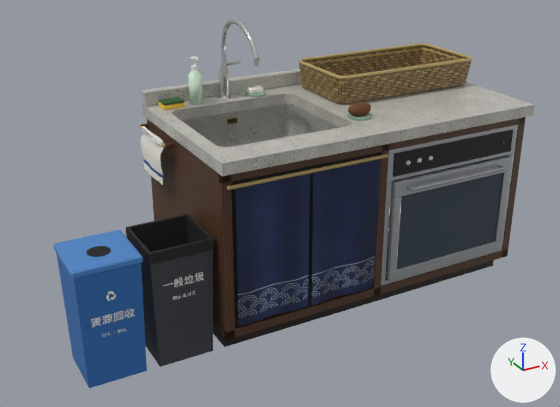
Two versions of the glTF model public/models/sink.glb, one commit apart.
One viewpoint serves both versions: a camera (50 mm lens) standing at (-1.864, -2.842, 1.859) and looking at (-0.333, -0.058, 0.467). Every picture has the same lights, and +X, +Y and +Z are marked at lower right. The older version comes first. Where no turn or scale is listed for an object, it has been applied to the vertices. Vertices at exactly the same position are counted once.

Names of what the first picture shows: 'SinkBasin', 'SinkBasket', 'SinkBinBody', 'SinkBinFold', 'SinkBinLabelZh', 'SinkBinLiner', 'SinkBinRecBody', 'SinkBinRecHole', 'SinkBinRecLabelZh', 'SinkBinRecLid', 'SinkBody', 'SinkDryerGlass', 'SinkDryerPanel', 'SinkNoren0', 'SinkNoren1', 'SinkRailFoot', 'SinkTop' and 41 more.
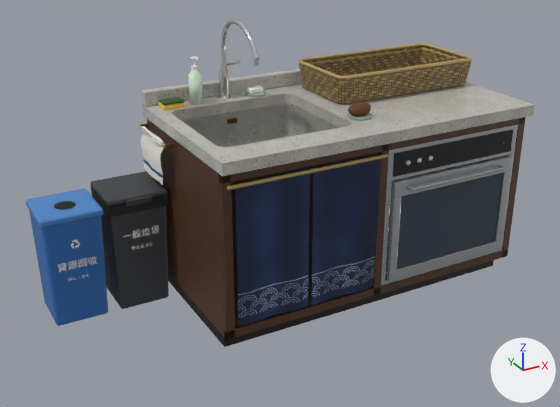
What changed in the scene script:
```text
Change me_sinkbinbody:
    used by ob_sinkbinbody; location = (0.0, 0.0, 0.0)
    remove me_sinkbinbody.from_pydata(...)  # 8 vertices, 10 faces; spans x -1.045..-0.785, y -0.34..-0.08, z 0.0..0.52
    add me_sinkbinbody.from_pydata(...)  # 40 vertices, 66 faces; spans x -1.045..-0.785, y 0.149..0.409, z 0.0..0.52
    me_sinkbinbody part 1: 8 vertices removed from x -1.045..-0.785, y -0.34..-0.08, z 0.0..0.52; 40 vertices added at x -1.045..-0.785, y 0.149..0.409, z 0.0..0.52
Change me_sinkbinfold:
    used by ob_sinkbinfold; location = (0.0, 0.0, 0.0)
    remove me_sinkbinfold.from_pydata(...)  # 8 vertices, 8 faces; spans x -1.049..-0.781, y -0.344..-0.076, z 0.475..0.522
    add me_sinkbinfold.from_pydata(...)  # 8 vertices, 8 faces; spans x -1.049..-0.781, y 0.145..0.413, z 0.475..0.522
    me_sinkbinfold part 2: the whole mesh is moved by (0.0, 0.489, 0.0)
Change me_sinkbinliner:
    used by ob_sinkbinliner; location = (0.0, 0.0, 0.0)
    remove me_sinkbinliner.from_pydata(...)  # 8 vertices, 10 faces; spans x -1.037..-0.793, y -0.332..-0.088, z 0.03..0.52
    add me_sinkbinliner.from_pydata(...)  # 8 vertices, 10 faces; spans x -1.037..-0.793, y 0.157..0.401, z 0.03..0.52
    me_sinkbinliner part 3: the whole mesh is moved by (0.0, 0.489, 0.0)
Change me_sinkbinrecbody:
    used by ob_sinkbinrecbody; location = (0.0, 0.0, 0.0)
    remove me_sinkbinrecbody.from_pydata(...)  # 8 vertices, 10 faces; spans x -1.332..-1.078, y -0.337..-0.083, z 0.0..0.492
    add me_sinkbinrecbody.from_pydata(...)  # 40 vertices, 66 faces; spans x -1.332..-1.078, y 0.152..0.406, z 0.0..0.492
    me_sinkbinrecbody part 4: 8 vertices removed from x -1.332..-1.078, y -0.337..-0.083, z 0.0..0.492; 40 vertices added at x -1.332..-1.078, y 0.152..0.406, z 0.0..0.492
Add me_cube_041_1:
    me_cube_041_1.from_pydata(...)  # 112 vertices, 216 faces; spans x -0.135..0.135, y -0.283..0.0, z -0.01..0.024
    me_cube_041_1.materials.append(mat_sinkbincharcoal)  # dark grey #3b3e44
Change ob_sinkbinlabelzh:
    ob_sinkbinlabelzh.location: (-0.915, -0.34, 0.371) -> (-0.915, 0.149, 0.371)
Change ob_sinkbinrechole:
    ob_sinkbinrechole.location: (-1.205, -0.23, 0.521) -> (-1.205, 0.259, 0.521)
Change ob_sinkbinreclabelzh:
    ob_sinkbinreclabelzh.location: (-1.205, -0.338, 0.291) -> (-1.205, 0.151, 0.291)
Change ob_sinkbinreclid:
    ob_sinkbinreclid.location: (-1.205, -0.21, 0.505) -> (-1.205, 0.279, 0.505)
Add ob_sinkbinlidr:
    ob_sinkbinlidr = bpy.data.objects.new('SinkBinLidR', me_cube_041_1)
    ob_sinkbinlidr.location = (-0.915, 0.414, 0.524)
```

Changed parts and their boxes [x1, y1, x2, y2] in the pictures (560 x 407 px):
'SinkBinRecBody', reshaped (12% narrower, 13% shorter)
    before: [57, 255, 147, 388]
    after: [29, 210, 108, 326]
'SinkBinBody', reshaped
    before: [130, 216, 213, 367]
    after: [101, 206, 169, 309]
'SinkBinRecLid', moved
    before: [53, 230, 143, 279]
    after: [26, 188, 104, 228]
'SinkBinLidR', added
    after: [90, 171, 168, 206]
'SinkBinLiner', moved (not visible afterwards)
    before: [130, 216, 209, 252]
'SinkBinFold', moved
    before: [126, 228, 214, 265]
    after: [91, 188, 168, 217]
'SinkBinRecHole', moved
    before: [86, 246, 111, 257]
    after: [54, 201, 76, 210]
'SinkBinRecLabelZh', moved
    before: [91, 309, 135, 327]
    after: [58, 256, 97, 272]
'SinkBinLabelZh', moved
    before: [163, 272, 204, 287]
    after: [123, 225, 159, 238]
